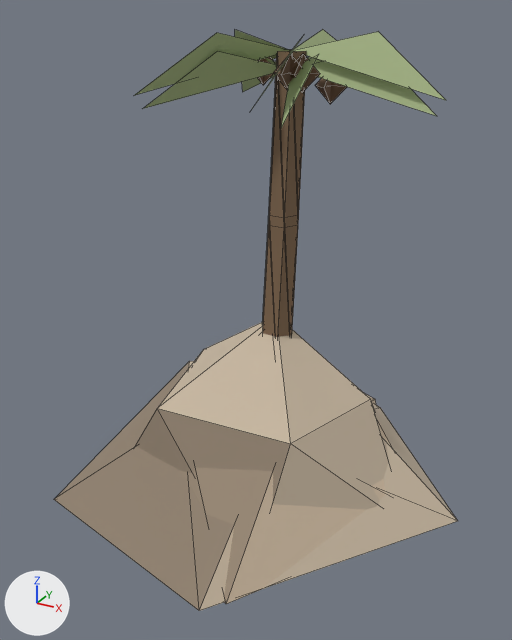
The glTF model public/assets/3d/props/desert-palm-0.glb: old version first, new version second.
One viewpoint serves both versions: a 50 mm lens placed at (0.99, -1.853, 1.498), pointed at (0.016, -0.084, 0.613). Arrows for +X, +Y and +Z are at lower left; the lights stay in place. The older version comes first. Mesh edges are drawn as thin lines.

Script lines for the objects in view, before the commit:
```python
ob_desert_palm_0 = bpy.data.objects.new('desert-palm-0', me_desert_palm_0)
ob_desert_palm_0.location = (0.0, 0.0, 0.0)
ob_desert_palm_1 = bpy.data.objects.new('desert-palm-1', me_desert_palm_1)
ob_desert_palm_1.location = (0.0, 0.0, 0.0)
ob_desert_rock_0 = bpy.data.objects.new('desert-rock-0', me_desert_rock_0)
ob_desert_rock_0.location = (0.0, 0.0, 0.0)
ob_desert_rock_1 = bpy.data.objects.new('desert-rock-1', me_desert_rock_1)
ob_desert_rock_1.location = (0.0, 0.0, 0.0)
```
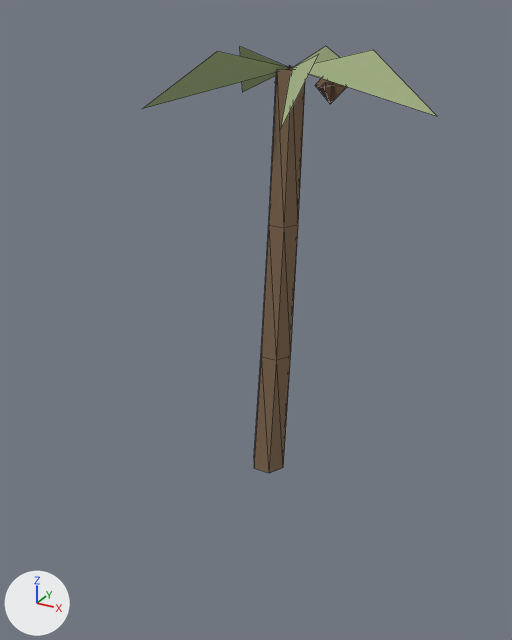
Boxes (x1, y1, x2, y2) around the edits, measured in the pictures (512 x 640 px):
'desert-rock-1', deleted
    before: (54, 322, 458, 611)
    faces in mat_dr_sun_1 (beige #c8b8a2): (158, 322, 458, 611)
    faces in mat_dr_shdw_1 (brown #90816f): (54, 362, 291, 610)
'desert-palm-1', deleted
    before: (135, 29, 446, 337)
    faces in mat_dp_frond_1 (greyish green #a0ad81): (135, 29, 446, 109)
    faces in mat_dp_trunk_1 (brown #816950): (262, 50, 306, 337)
    faces in mat_dp_coco_1 (brown #765945): (257, 53, 320, 93)
'desert-rock-0', deleted
    before: (179, 394, 392, 604)
    faces in mat_dr_sun_0 (beige #d3bfa6): (226, 394, 392, 604)
    faces in mat_dr_shdw_0 (brown #998976): (179, 468, 273, 603)

Diff of the bpy script that builds the scene:
```diff
--- a/public/assets/3d/props/desert-palm-0.glb.py
+++ b/public/assets/3d/props/desert-palm-0.glb.py
@@ ob_desert_rock_0 @@
-ob_desert_rock_0 = bpy.data.objects.new('desert-rock-0', me_desert_rock_0)
-ob_desert_rock_0.location = (0.0, 0.0, 0.0)
@@ ob_desert_rock_1 @@
-ob_desert_rock_1 = bpy.data.objects.new('desert-rock-1', me_desert_rock_1)
-ob_desert_rock_1.location = (0.0, 0.0, 0.0)
@@ ob_desert_palm_1 @@
-ob_desert_palm_1 = bpy.data.objects.new('desert-palm-1', me_desert_palm_1)
-ob_desert_palm_1.location = (0.0, 0.0, 0.0)
```
